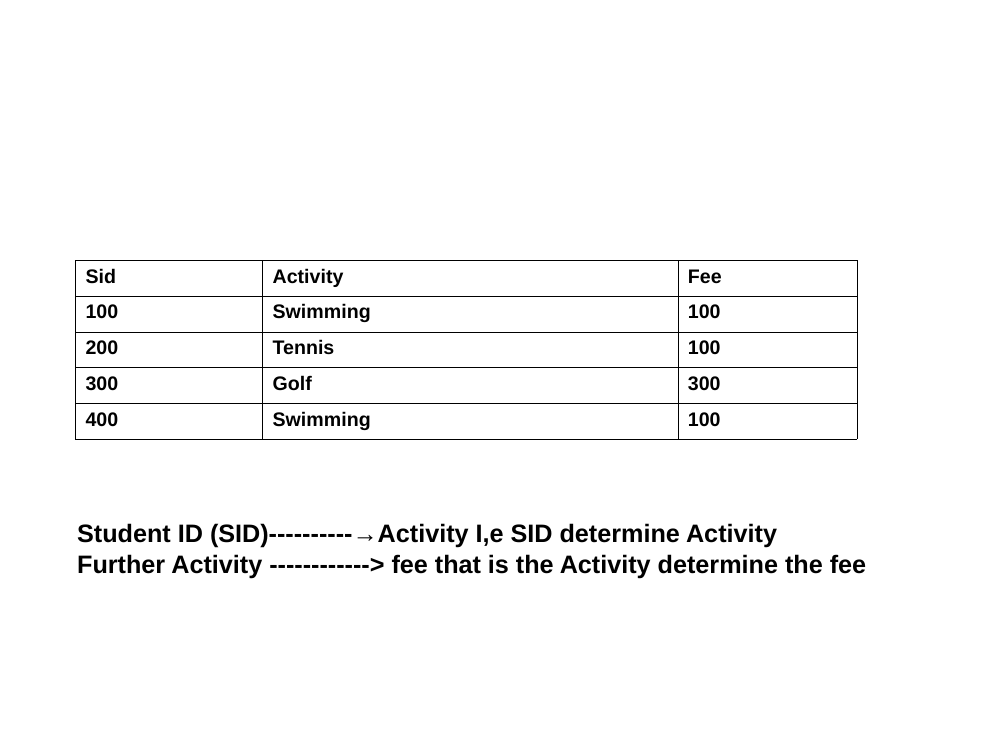
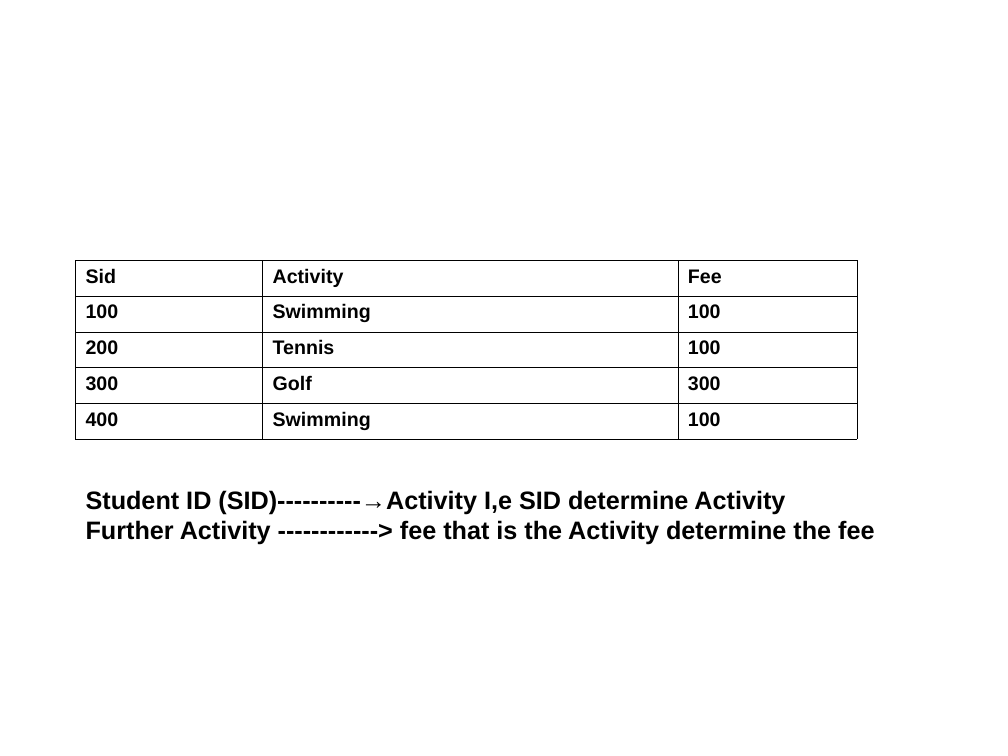
Before and after one commit to WenjunLi2004/SZU-Course, a slide deck: slide 40 of 大三上/数据库系统/PPT/8_Normalization.ppt. Drawn at 1008x756 pixels with LibreOffice and Linux fonts; fonts in the diff are those of the drawing; background and template pictures are left out. Boxes give left, top, right and bottom in pixels: in the first picture for what was removed or moved away, otherwise in the second. Text is boxed around its words. In the diff, an @@ line names an element or a change of style, - is before the commit and + after.

```diff
--- a/大三上/数据库系统/PPT/8_Normalization.ppt
+++ b/大三上/数据库系统/PPT/8_Normalization.ppt
@@ text "Student ID (SID)----------→Activity I,e SID ...": place and size @@
-text "Student ID (SID)----------→Activity I,e SID ..." at bbox=[77, 523, 866, 578]
+text "Student ID (SID)----------→Activity I,e SID ..." at bbox=[86, 490, 874, 545]
```
Also in this commit, not shown: 2 other slides changed, 30 other files.
